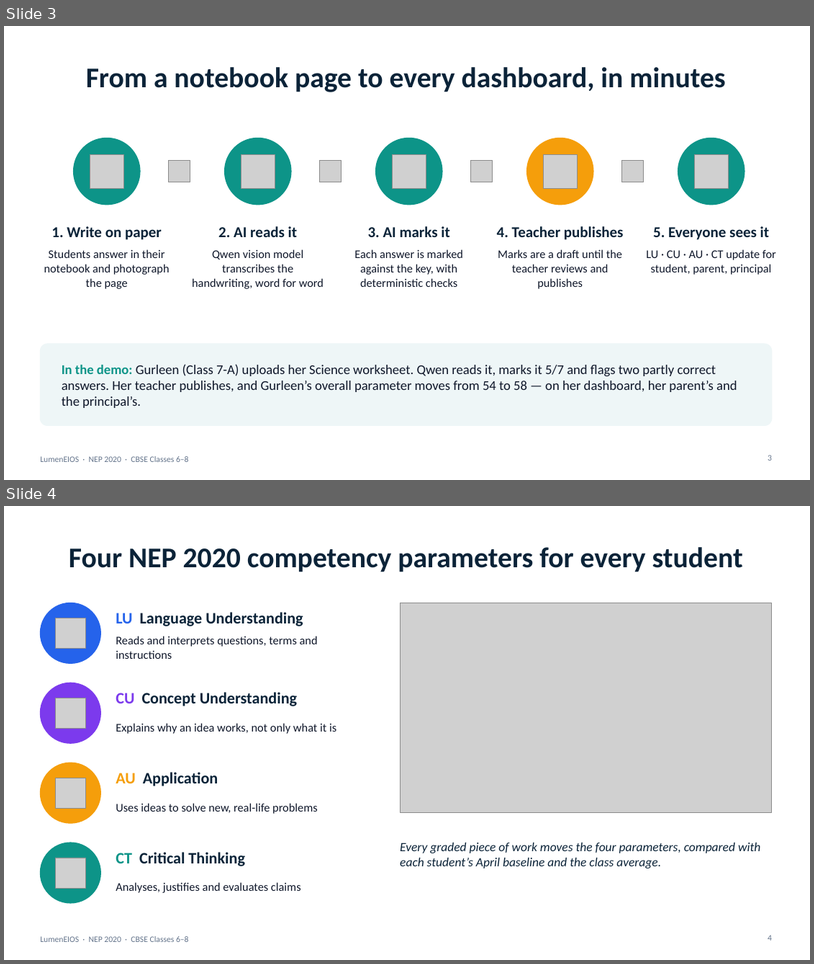
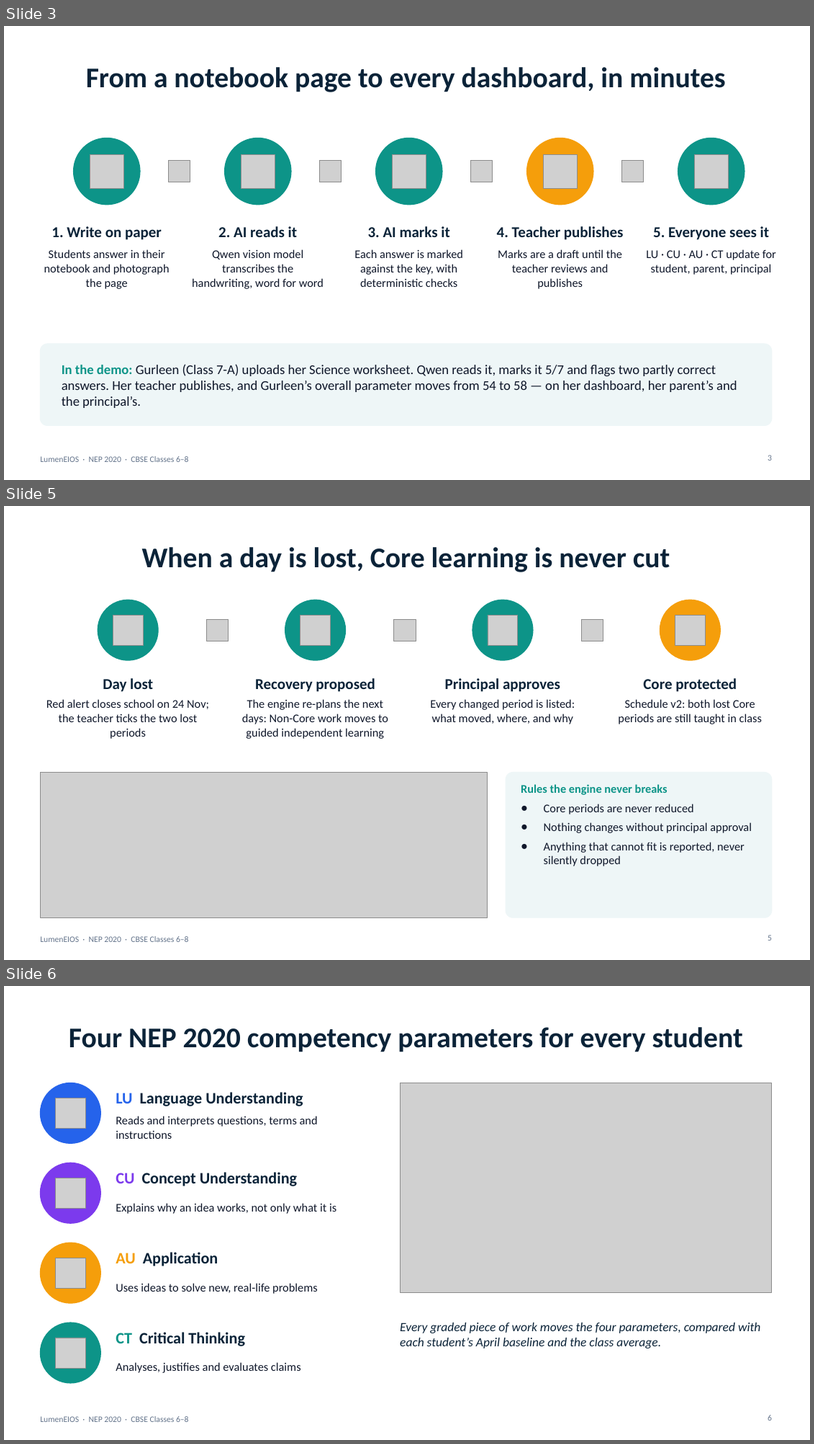
Before and after one commit to Agamjot0123/LumenEIOS, a slide deck: demo/presentation/LumenEIOS_Presentation.pptx. Shown one above the other, each under a label of ours: slides 3 and 4 before the commit, slides 3, 5 and 6 after it; the slides between them are not shown. The pictures are 814x964 and 814x1444 pixels, drawn with LibreOffice and Linux fonts; fonts in the diff are those of the drawing; grey boxes stand for pictures. Boxes give left, top, right and bottom in pixels: in the first picture for what was removed or moved away, otherwise in the second. Text is boxed around its words. In the diff, an @@ line names an element or a change of style, - is before the commit and + after.

```diff
--- a/demo/presentation/LumenEIOS_Presentation.pptx
+++ b/demo/presentation/LumenEIOS_Presentation.pptx
@@ slide 5 added at (4,506,810,960), background #FFFFFF; not listed: 1 template element that a slide beside it also shows @@
@@ title added at (142,547,671,572), 34 pt, text #0B2338, bold @@
+When a day is lost, Core learning is never cut
@@ ellipse added at (98,600,158,660), fill #0D9488, outline #0D9488 1 pt @@
@@ ellipse added at (286,600,346,660), fill #0D9488, outline #0D9488 1 pt @@
@@ ellipse added at (473,600,533,660), fill #0D9488, outline #0D9488 1 pt @@
@@ ellipse added at (661,600,721,660), fill #F59E0B, outline #F59E0B 1 pt @@
@@ picture added at (113,615,143,645) @@
@@ picture added at (206,619,229,641) @@
@@ picture added at (301,615,331,645) @@
@@ picture added at (394,619,416,641) @@
@@ picture added at (488,615,518,645) @@
@@ picture added at (581,619,604,641) @@
@@ picture added at (676,615,706,645) @@
@@ text added at (103,678,153,692), 18 pt, text #0B2338, bold @@
+Day lost
@@ text added at (255,678,375,692), 18 pt, text #0B2338, bold @@
+Recovery proposed
@@ text added at (445,678,561,692), 18 pt, text #0B2338, bold @@
+Principal approves
@@ text added at (643,678,737,692), 18 pt, text #0B2338, bold @@
+Core protected
@@ text added at (46,699,209,739), 14 pt, text #0F172A @@
+Red alert closes school on 24 Nov; the teacher ticks the two lost periods
@@ text added at (242,699,388,739), 14 pt, text #0F172A @@
+The engine re-plans the next days: Non-Core work moves to guided independent learning
@@ text added at (430,699,575,724), 14 pt, text #0F172A @@
+Every changed period is listed: what moved, where, and why
@@ text added at (618,699,762,724), 14 pt, text #0F172A @@
+Schedule v2: both lost Core periods are still taught in class
@@ picture added at (40,772,488,917) @@
@@ rounded rectangle added at (506,772,772,917), fill #EEF6F7, outline #EEF6F7 1 pt @@
@@ text added at (521,784,752,866), 14 pt, text #0F172A @@
+Rules the engine never breaks
+● Core periods are never reduced
+● Nothing changes without principal approval
+● Anything that cannot fit is reported, never silently dropped
@@ page number added at (768,934,772,940), 10 pt, text #64748B @@
+5
@@ what was slide 4 is now slide 6 @@
```
Also in this commit, not shown: 4 slides changed, 3 other slides added.
